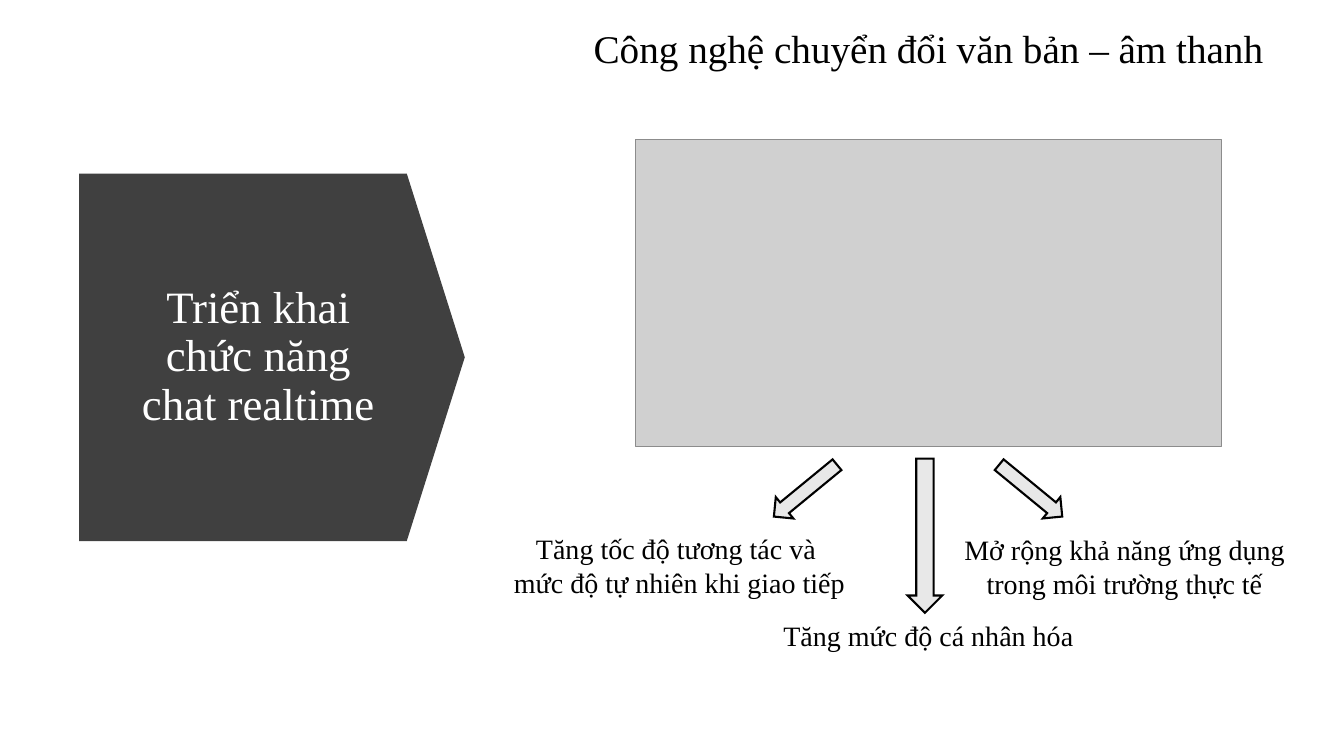
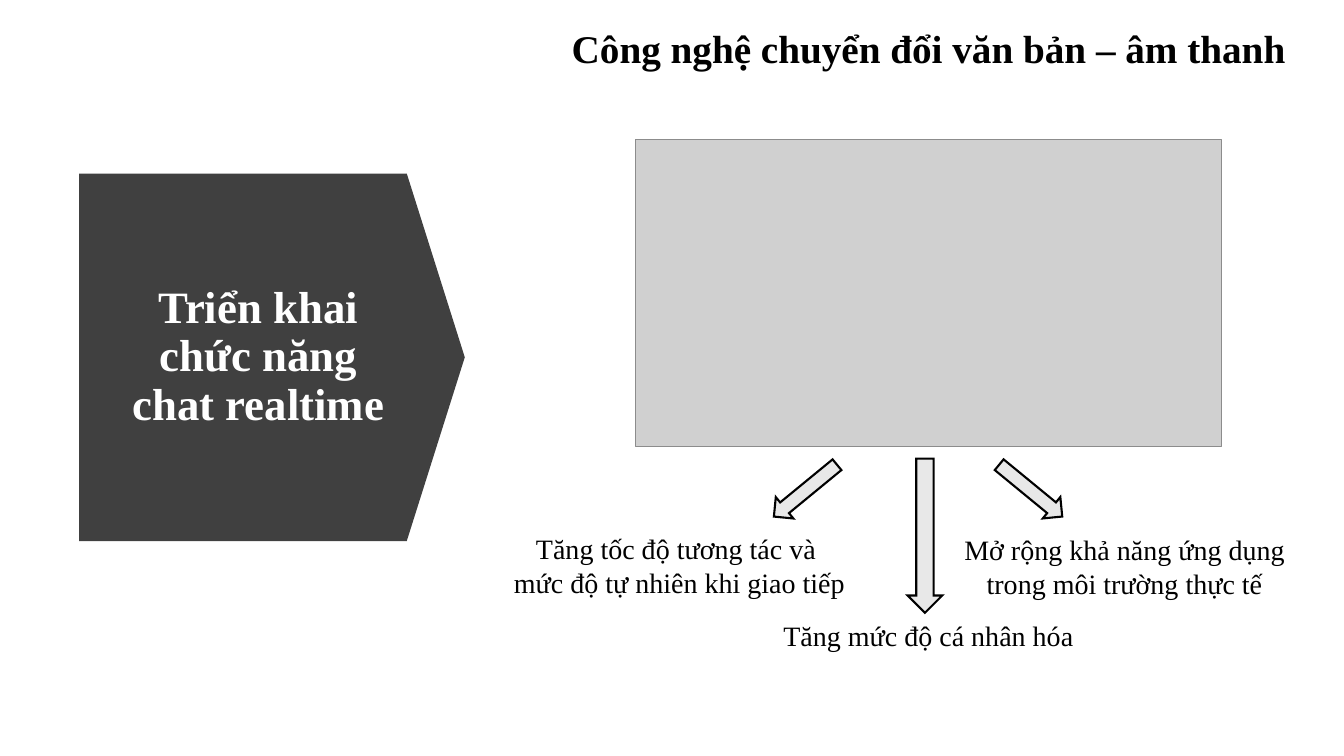
Before and after one commit to ngovanuc/Vietnamese_History_Chatbot, a slide deck: slide 25 of documents/slide bao cao.pptx. Drawn at 1344x756 pixels with LibreOffice and Linux fonts; fonts in the diff are those of the drawing; grey boxes stand for pictures. Boxes give left, top, right and bottom in pixels: in the first picture for what was removed or moved away, otherwise in the second. Text is boxed around its words. In the diff, an @@ line names an element or a change of style, - is before the commit and + after.

```diff
--- a/documents/slide bao cao.pptx
+++ b/documents/slide bao cao.pptx
@@ text "Công nghệ chuyển đổi văn ..." at <box>572,34,1285,70</box>: bold on @@
@@ text "Triển khai chức năng chat ..." at <box>132,290,384,421</box>: bold on @@
```
Also in this commit, not shown: 31 other slides changed, 3 slides added, 3 slides removed.
